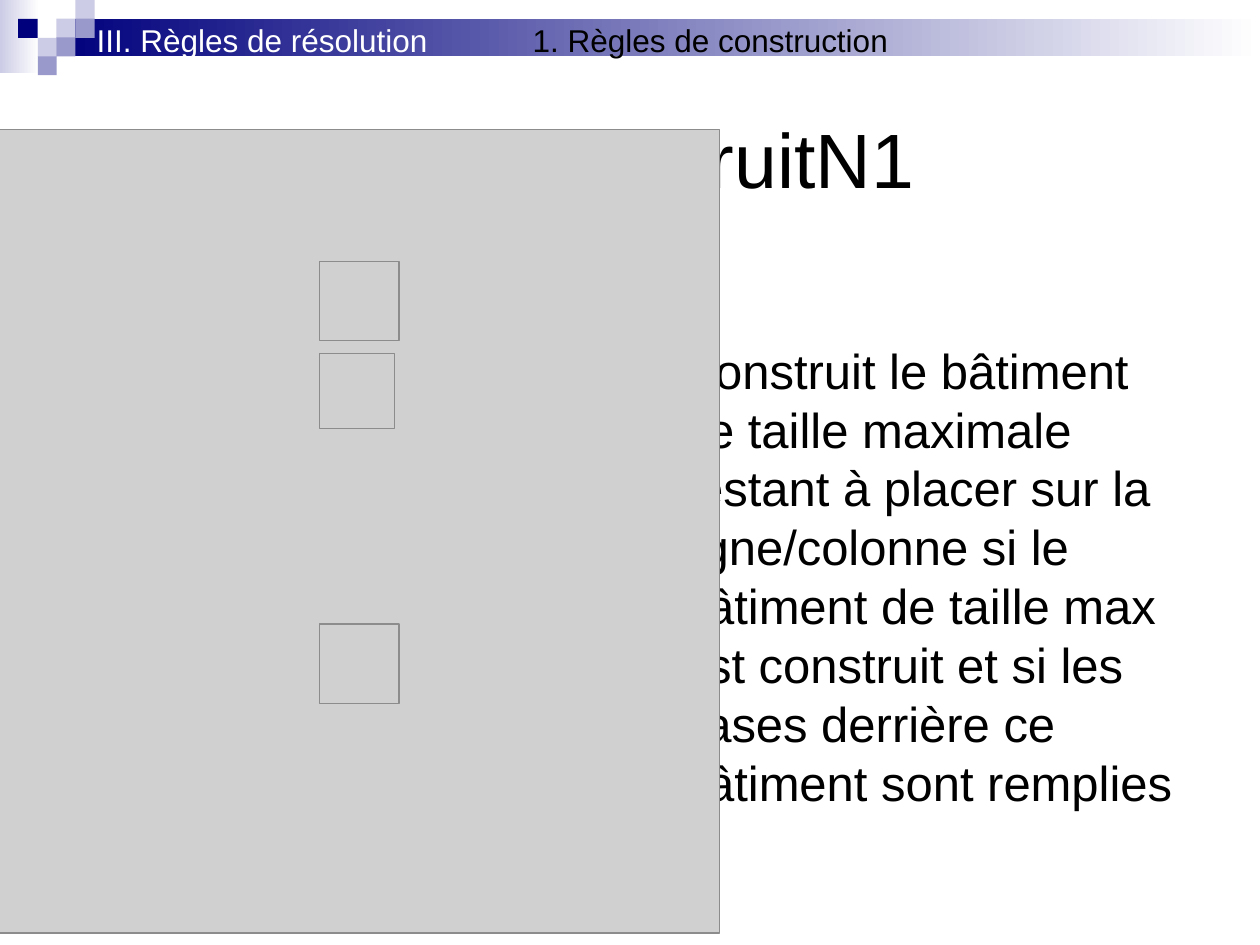
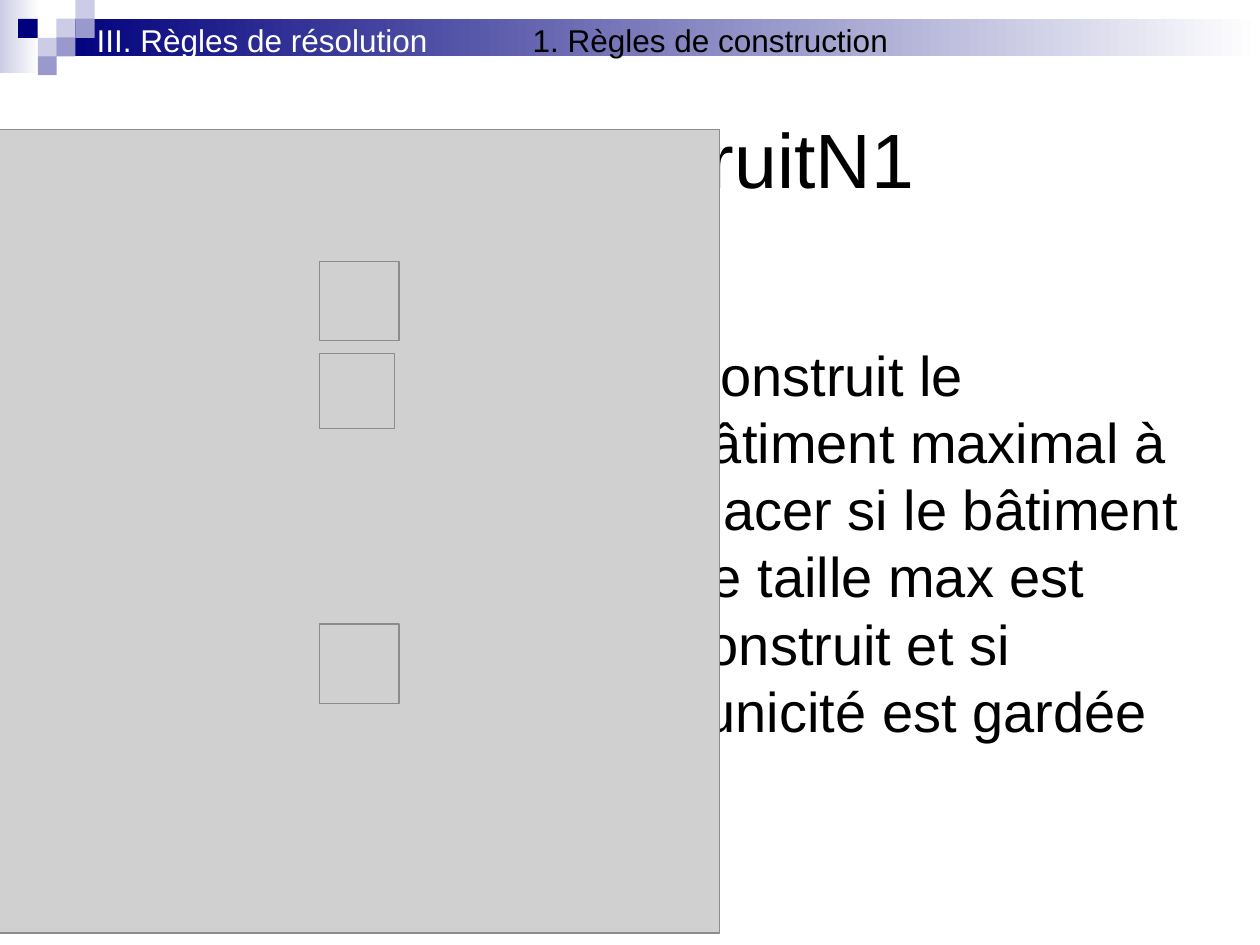
Before and after one commit to roulian/grillprojettuteure, a slide deck: slide 16 of documents/Soutenance 08-04-2010/Oral final.ppt (slide 15 before the commit). Drawn at 1260x945 pixels with LibreOffice and Linux fonts; fonts in the diff are those of the drawing; grey boxes stand for pictures; background and template pictures are left out. Boxes give left, top, right and bottom in pixels: in the first picture for what was removed or moved away, otherwise in the second. Text is boxed around its words. In the diff, an @@ line names an element or a change of style, - is before the commit and + after.

```diff
--- a/documents/Soutenance 08-04-2010/Oral final.ppt
+++ b/documents/Soutenance 08-04-2010/Oral final.ppt
@@ text at [680, 352, 1178, 743]: text changed; size 28 to 32 pt @@
-■ Construit le bâtiment de taille maximale restant à placer sur la ligne/colonne si le bâtiment de taille max est construit et si les cases derrière ce bâtiment sont remplies
+■ Construit le bâtiment maximal à placer si le bâtiment de taille max est construit et si l’unicité est gardée
```
Also in this commit, not shown: 1 other slide changed, 1 slide added.
